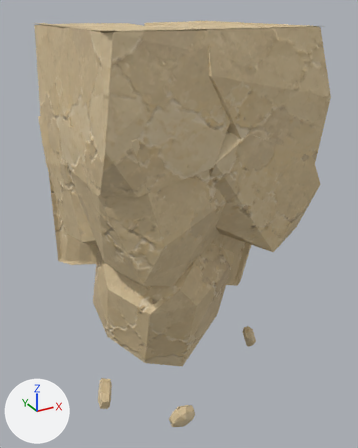
A saved change to the glTF model assets/custom/models/ground_modules/ground_bottom_square_end_06.glb.
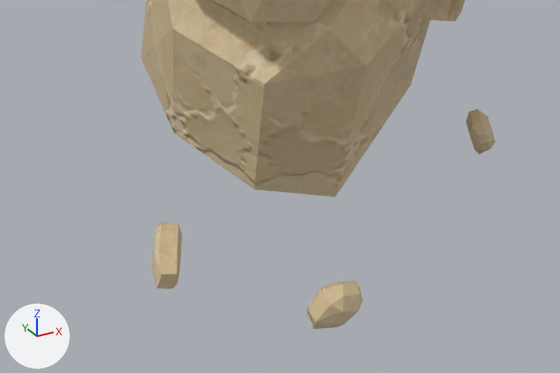
There are two pictures of each version: one whole from a 50 mm camera at (-0.65, -1.7, 1.08) aimed at (0.53, 0.45, 0.0), one close up on the part from 8% to 80% of the width and 62% to 100% of the height. The lights are fixed; the arrows at lower left show +X, +Y and +Z. The last two pictures show the newer version. Vertices at exactly the same position are counted once.

Objects in the first close-up: 'GroundBottomSquareEnd06_Body'.
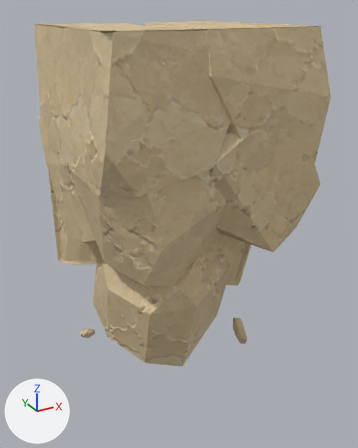
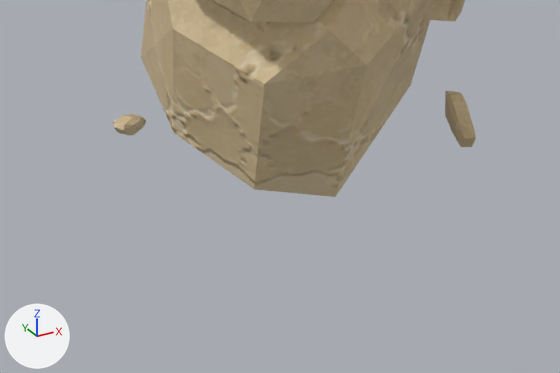
The change, as a diff of the scene's bpy script:
```diff
--- a/assets/custom/models/ground_modules/ground_bottom_square_end_06.glb.py
+++ b/assets/custom/models/ground_modules/ground_bottom_square_end_06.glb.py
@@ me_groundbottomsquareend06_bodyshouldermesh @@
 # used by ob_groundbottomsquareend06_body; location = (0.0, 0.0, 0.0)
-me_groundbottomsquareend06_bodyshouldermesh.from_pydata(...)  # 1157 vertices, 2057 faces; spans x -0.04..1.04, y -0.04..1.0, z -0.95..1.0
+me_groundbottomsquareend06_bodyshouldermesh.from_pydata(...)  # 1157 vertices, 2057 faces; spans x -0.04..1.04, y -0.04..1.0, z -0.91..1.0
+# me_groundbottomsquareend06_bodyshouldermesh part 1: the loose piece of 24 vertices spanning x -0.04..0.06, y 0.24..0.41, z -0.91..-0.76 is multiplied about its middle by the matrix ((0.977, -0.088, -0.313), (0.035, 1.014, -0.178), (0.324, 0.158, 0.965)), then moved by (0.96, 0.11, 0.01)
+# me_groundbottomsquareend06_bodyshouldermesh part 2: 24 of 1157 vertices moved; they spanned x 0.25..0.38, y -0.04..0.06, z -0.95..-0.8 and now span x 0.74..0.87, y 0.7..0.8, z -0.81..-0.73; mean shift (0.49, 0.74, 0.1); largest move (0.25, 0.01, -0.92) -> (0.75, 0.77, -0.81)
+# me_groundbottomsquareend06_bodyshouldermesh part 3: 24 of 1157 vertices moved; they spanned x 0.94..1.04, y 0.32..0.4, z -0.92..-0.75 and now span x 0.01..0.1, y 0.65..0.75, z -0.73..-0.65; mean shift (-0.94, 0.34, 0.14); largest move (1.04, 0.39, -0.85) -> (0.07, 0.75, -0.72)
 me_groundbottomsquareend06_bodyshouldermesh.materials.append(mat_sandstone_plate_1_005)
```

What differs and where, as boxes (x1, y1, x2, y2) in the close-ups (560 x 373 px; the box of a moved part takes in the faces that stretch with it):
'GroundBottomSquareEnd06_Body', reshaped
    before: (141, 0, 495, 329)
    after: (113, 0, 476, 197)
part 1 of me_groundbottomsquareend06_bodyshouldermesh, moved or reshaped
    before: (152, 222, 182, 289)
    after: (445, 91, 476, 147)
part 2 of me_groundbottomsquareend06_bodyshouldermesh, moved or reshaped (not visible afterwards)
    before: (306, 280, 363, 329)
part 3 of me_groundbottomsquareend06_bodyshouldermesh, moved or reshaped
    before: (466, 109, 495, 154)
    after: (113, 114, 146, 135)
